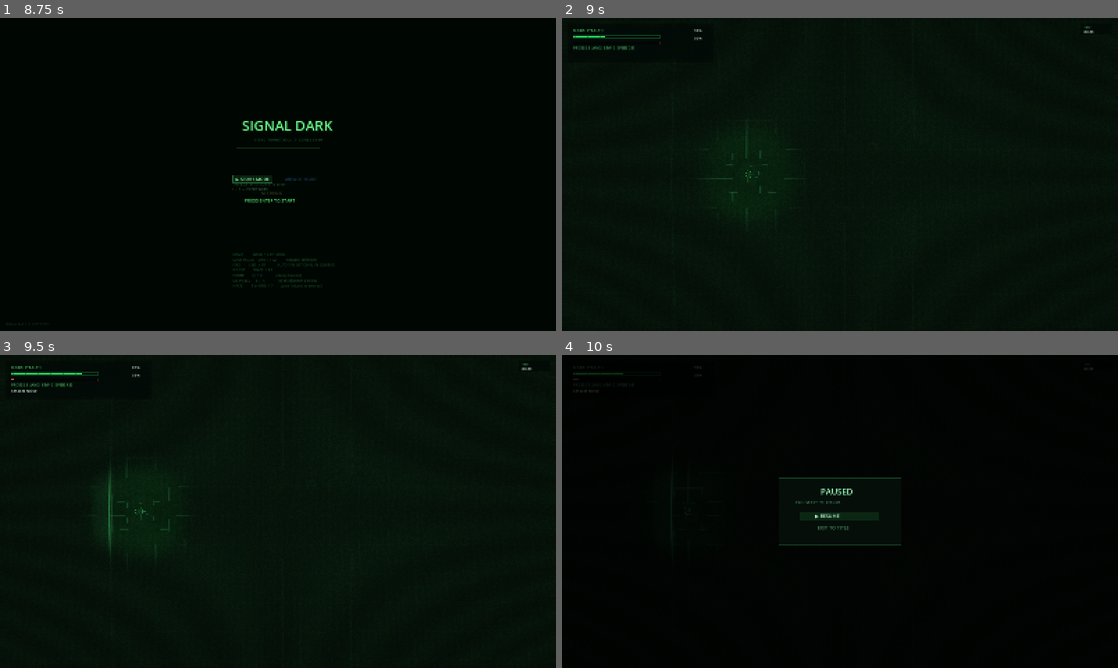
Above: before the commit, frames 1-4 (two rows, left to right).
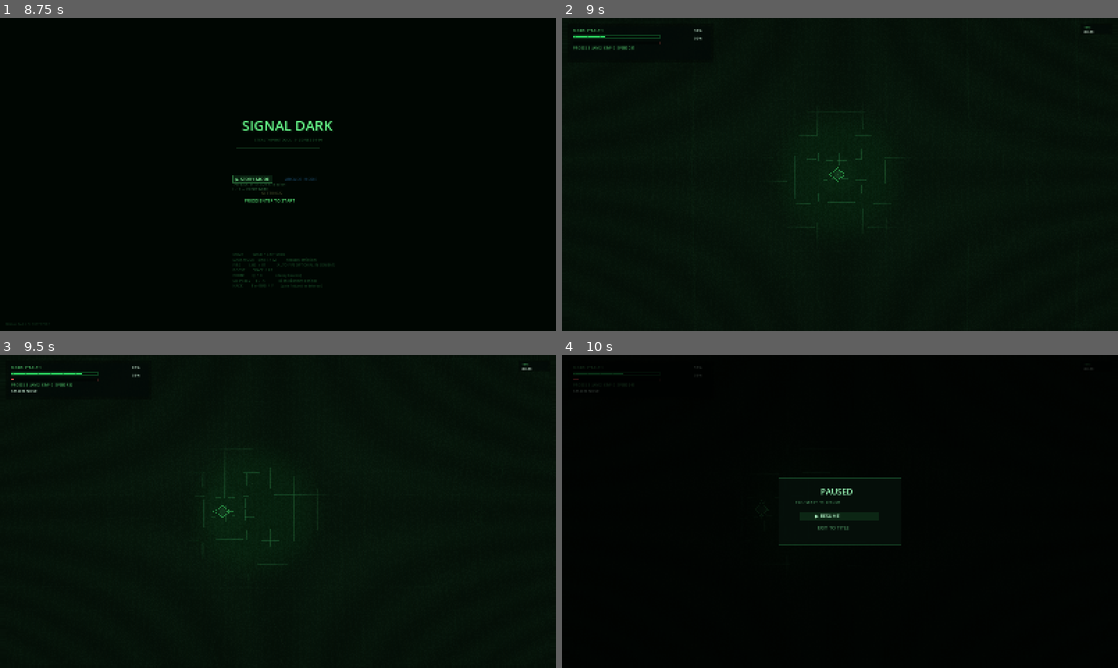
Above: after the commit, the same moments.

Repository: weeksdev/signal_dark
Game: Godot game, scene res://src/ui/StartScreen.tscn
Two runs of this game, one before a commit and one after it. Both use one fixed random seed, a clock stepped at 60 frames per second and the inputs below. Sound files missing from this copy of the repository are replaced by a short silence.
Inputs (mouse positions are in pixels of both pictures, inside the frame that each line leads up to):
- Up to frame 1 (8.75 s): tap Enter at 0.5, 8.1 s; move the mouse to (400, 158) at 0.52 s; hold D (move_right) 0.53-1.28 s; hold Space (boost) 0.53-1.28 s; tap R (restart) every 0.75 s from 1.25 to 4.25 s; move the mouse to (166, 190) at 1.27 s; hold S (move_down) 1.28-2.03 s; tap C (emp) at 1.35 s; move the mouse to (333, 105) at 2.02 s; press the mouse at (333, 105) at 2.03 s; hold D (move_right) 2.03-2.78 s; move the mouse to (250, 237) at 2.77 s; release the mouse at (250, 237) at 2.78 s; hold W (move_up) 2.78-3.53 s; tap F (hack) at 2.85 s; move the mouse to (444, 221) at 3.52 s; hold A (move_left) 3.53-5.03 s; tap J (hack_a) at 3.6 s; move the mouse to (111, 127) at 4.27 s; tap K (hack_b) at 4.35 s; move the mouse to (305, 174) at 5.02 s; hold S (move_down) 5.03-5.78 s; tap U (hack_x) at 5.1 s; move the mouse to (194, 96) at 5.77 s; hold D (move_right) 5.78-6.53 s; tap I (hack_y) at 5.85 s; move the mouse to (400, 158) at 6.52 s; hold W (move_up) 6.53-7.28 s; hold Q (probe) 6.53-7.28 s; move the mouse to (166, 190) at 7.27 s; hold D (move_right) 7.28-8.03 s; tap E (suppress) at 7.35 s; move the mouse to (333, 105) at 8.02 s; hold S (move_down) from 8.03 s (still down)
- Up to frame 2 (9 s): move the mouse to (812, 237) at 8.77 s; release S (move_down) at 8.78 s; hold A (move_left) from 8.78 s (still down); tap Keypad Enter at 8.85 s
- Up to frame 3 (9.5 s): keep holding A (move_left)
- Up to frame 4 (10 s): move the mouse to (1006, 558) at 9.52 s; release A (move_left) at 9.53 s; hold W (move_up) from 9.53 s (still down); tap P at 9.6 s

Frame 1 is identical in both runs. In frame 2, 0.4% of the frame differs, in the area x 26-60%, y 33-68%; in frame 3, 0.6%, in the area x 17-58%, y 35-68%; in frame 4, less than 0.1%.

Commit message:
Adjust stealth visibility and camera zoom

Diff:
--- a/src/fx/StealthOverlay.gd
+++ b/src/fx/StealthOverlay.gd
@@ -124,6 +124,7 @@
 var _shader_material: ShaderMaterial
 var _last_viewport_size := Vector2.ZERO
 var _last_mode_in_combat := false
+const ENEMY_REVEAL_WINDOW_RADIUS_PX := 248.0
 
 func _ready() -> void:
 	mouse_filter = Control.MOUSE_FILTER_IGNORE
@@ -190,6 +191,7 @@
 		0.0, 0.0, 0.0, 0.0, 0.0, 0.0, 0.0, 0.0
 	]
 	var count: int = 0
+	var signal_center := _signal_center(rect)
 	for enemy in get_tree().get_nodes_in_group("zone_enemy"):
 		if enemy == null:
 			continue
@@ -198,11 +200,11 @@
 		var center: Vector2 = _screen_from_world(enemy.global_position, rect)
 		if not Rect2(Vector2.ZERO, rect.size).grow(96.0).has_point(center):
 			continue
+		if center.distance_to(signal_center) > ENEMY_REVEAL_WINDOW_RADIUS_PX:
+			continue
 		var reveal_level := 0.0
 		if enemy.has_method("stealth_reveal_level"):
 			reveal_level = float(enemy.stealth_reveal_level())
-		if enemy.scene_file_path.ends_with("Wisp.tscn"):
-			reveal_level = maxf(reveal_level, 0.34)
 		if reveal_level <= 0.05:
 			continue
 		centers[count] = center
@@ -253,9 +255,9 @@
 	if _shader_material == null:
 		return
 	var in_combat := ColorSystem.in_combat
-	_shader_material.set_shader_parameter("inner_radius_px", 72.0)
-	_shader_material.set_shader_parameter("blur_start_px", 88.0)
-	_shader_material.set_shader_parameter("outer_radius_px", 196.0)
+	_shader_material.set_shader_parameter("inner_radius_px", 92.0)
+	_shader_material.set_shader_parameter("blur_start_px", 112.0)
+	_shader_material.set_shader_parameter("outer_radius_px", 248.0)
 	_shader_material.set_shader_parameter("max_darkness", 0.965)
 	_shader_material.set_shader_parameter("ambient_floor", 0.075)
 	_shader_material.set_shader_parameter("reveal_strength", 0.82)
@@ -268,8 +270,8 @@
 	_shader_material.set_shader_parameter("vignette_strength", 0.2)
 	_shader_material.set_shader_parameter("grille_strength", 0.06)
 	_shader_material.set_shader_parameter("warp_strength", 0.012)
-	_shader_material.set_shader_parameter("wash_radius_px", 170.0)
-	_shader_material.set_shader_parameter("wash_softness_px", 72.0)
-	_shader_material.set_shader_parameter("wash_strength", 0.045 if not in_combat else 0.0)
+	_shader_material.set_shader_parameter("wash_radius_px", 214.0)
+	_shader_material.set_shader_parameter("wash_softness_px", 92.0)
+	_shader_material.set_shader_parameter("wash_strength", 0.04 if not in_combat else 0.0)
 	_shader_material.set_shader_parameter("wash_tint", Vector3(0.12, 0.52, 0.24))
 	_shader_material.set_shader_parameter("sharpen_strength", 0.24 if not in_combat else 0.12)
--- a/src/world/World.gd
+++ b/src/world/World.gd
@@ -118,6 +118,7 @@
 const COMBAT_REINFORCEMENT_RETRY_TIME := 1.1
 const COMBAT_REINFORCEMENT_INTERVAL_HIGH := 2.6
 const COMBAT_REINFORCEMENT_INTERVAL_LOW := 1.45
+const WORLD_CAMERA_ZOOM := Vector2(1.6, 1.6)
 const COMBAT_REINFORCEMENT_IMMEDIATE_KILL_DELAY := 0.35
 const COMBAT_REINFORCEMENT_RECOVERY_DELAY := 0.16
 const COMBAT_REINFORCEMENT_MIN_ACTIVE := 4
@@ -1044,8 +1045,8 @@
 	camera.limit_top = int(rect.position.y)
 	camera.limit_right = int(rect.end.x)
 	camera.limit_bottom = int(rect.end.y)
+	camera.zoom = WORLD_CAMERA_ZOOM
 	if not OS.has_feature("web") and not OS.has_feature("mobile"):
-		camera.zoom = Vector2.ONE
 		camera.position_smoothing_speed = 9.0
 
 
